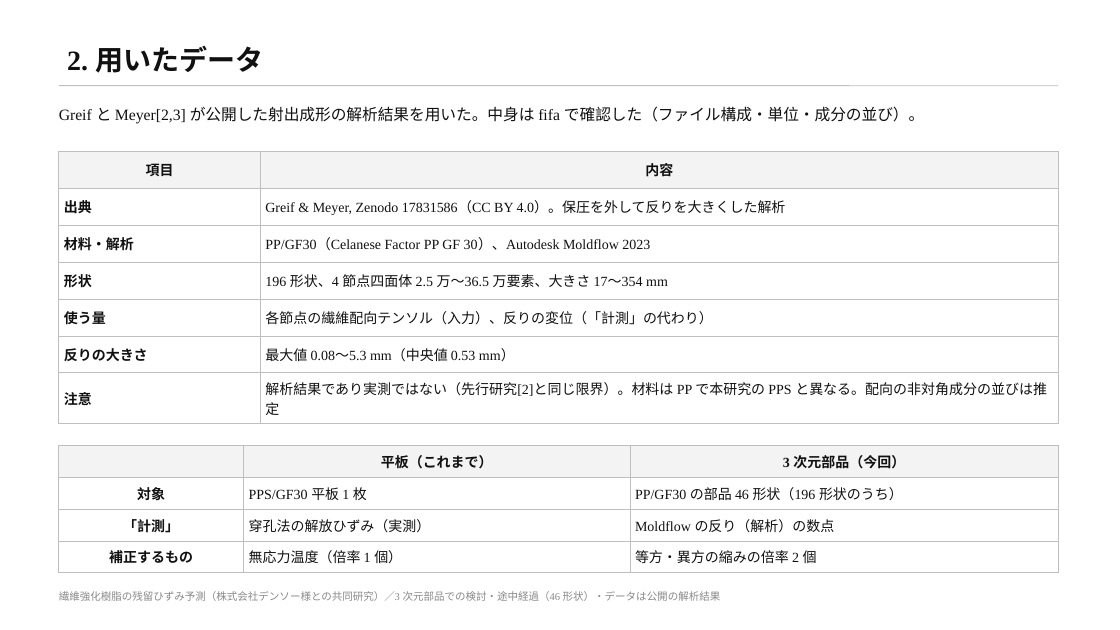
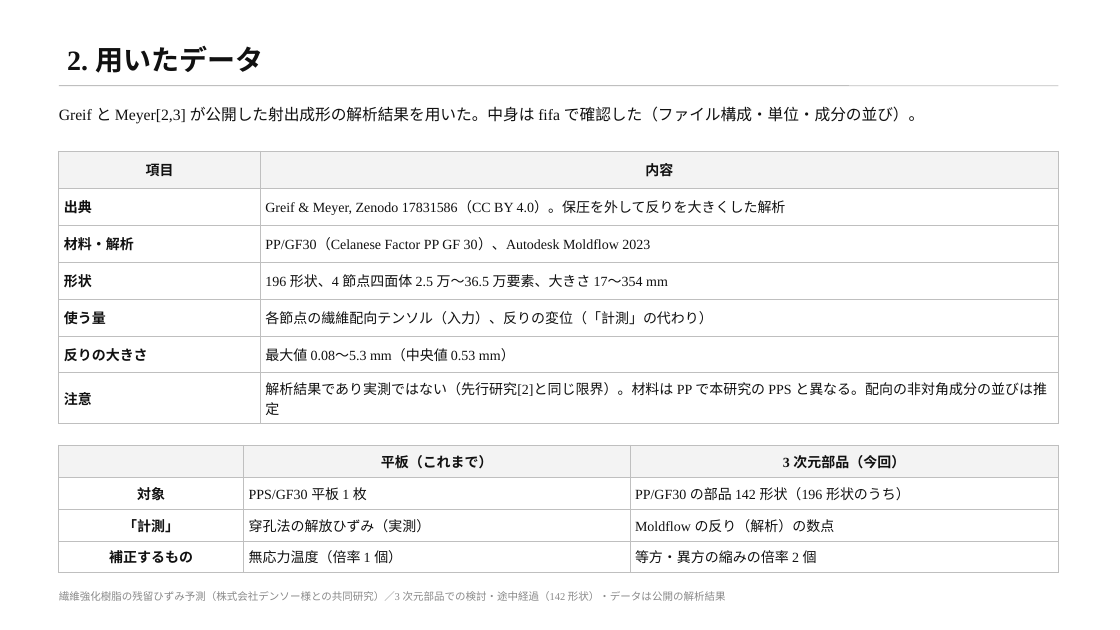
Before and after one commit to keisuke58/wccm2026-cfrp-gnn, a slide deck: slide 3 of slides/denso_rescue3d.pptx. Drawn at 1120x630 pixels with LibreOffice and Linux fonts; fonts in the diff are those of the drawing. Boxes give left, top, right and bottom in pixels: in the first picture for what was removed or moved away, otherwise in the second. Text is boxed around its words. In the diff, an @@ line names an element or a change of style, - is before the commit and + after.

```diff
--- a/slides/denso_rescue3d.pptx
+++ b/slides/denso_rescue3d.pptx
@@ table at <box>59,445,1059,568</box> @@
-row 2, column 3: PP/GF30 の部品 46 形状（196 形状のうち）
+row 2, column 3: PP/GF30 の部品 142 形状（196 形状のうち）
@@ text at <box>59,591,726,601</box>: text changed @@
-繊維強化樹脂の残留ひずみ予測（株式会社デンソー様との共同研究）／3 次元部品での検討・途中経過（46 形状）・データは公開の解析結果
+繊維強化樹脂の残留ひずみ予測（株式会社デンソー様との共同研究）／3 次元部品での検討・途中経過（142 形状）・データは公開の解析結果
```
Also in this commit, not shown: 9 other slides changed, 12 other files.
